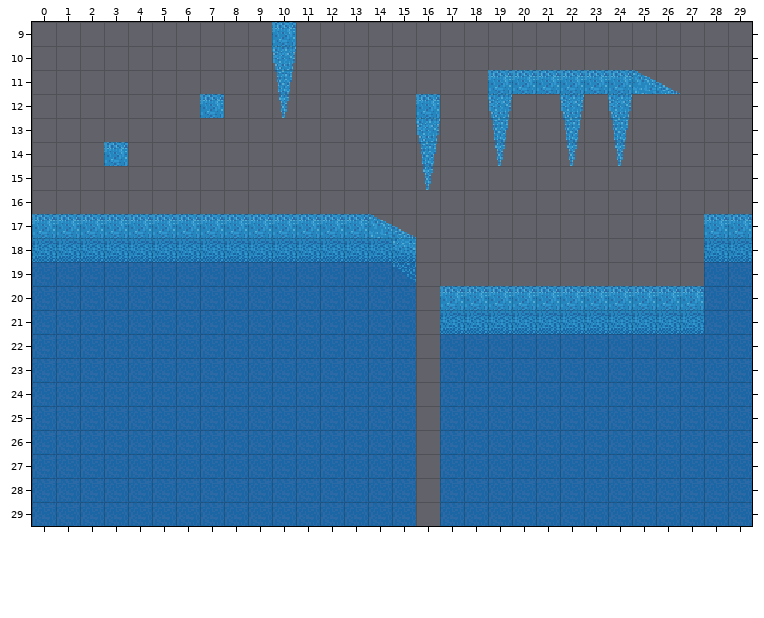
An edit to a level. Tiled map (JSON), hbtl/assets/maps/ice/ice_3.tmj. The first picture shows the starting point.
Cells are 16x16 px. Shown: x 0..29, y 9..29.
The same view after the edit:
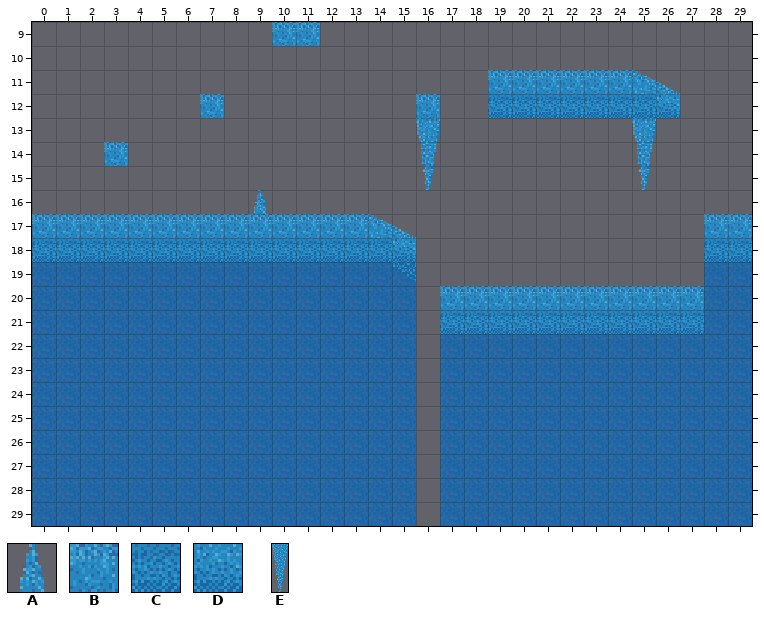
Key: from "ice": A 3, B 4, C 8, D 10; from "obstacles": E 0 "stalactite".
_ is an empty cell, . an unchanged one.
What changed:
--- layer "walls"
@@ x 11..11 @@
- 9 _
+ 9 B
@@ x 19..26 @@
-12 ________
+12 CCCCCCCD
--- layer "obstacles"
@@ x 10..10 @@
-12 E
+12 _
@@ x 9..25 @@
-14 ..........E..E.E.
-15 ................_
-16 _................
+14 .........._.._._.
+15 ................E
+16 A................
